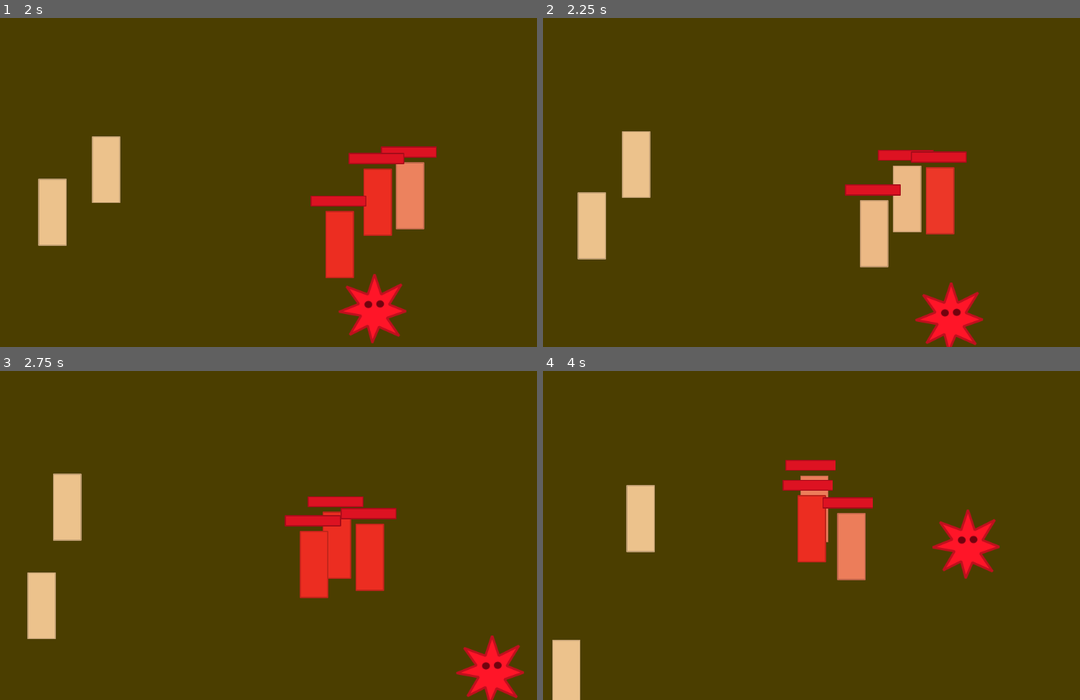
Above: before the commit, frames 1-4 (two rows, left to right).
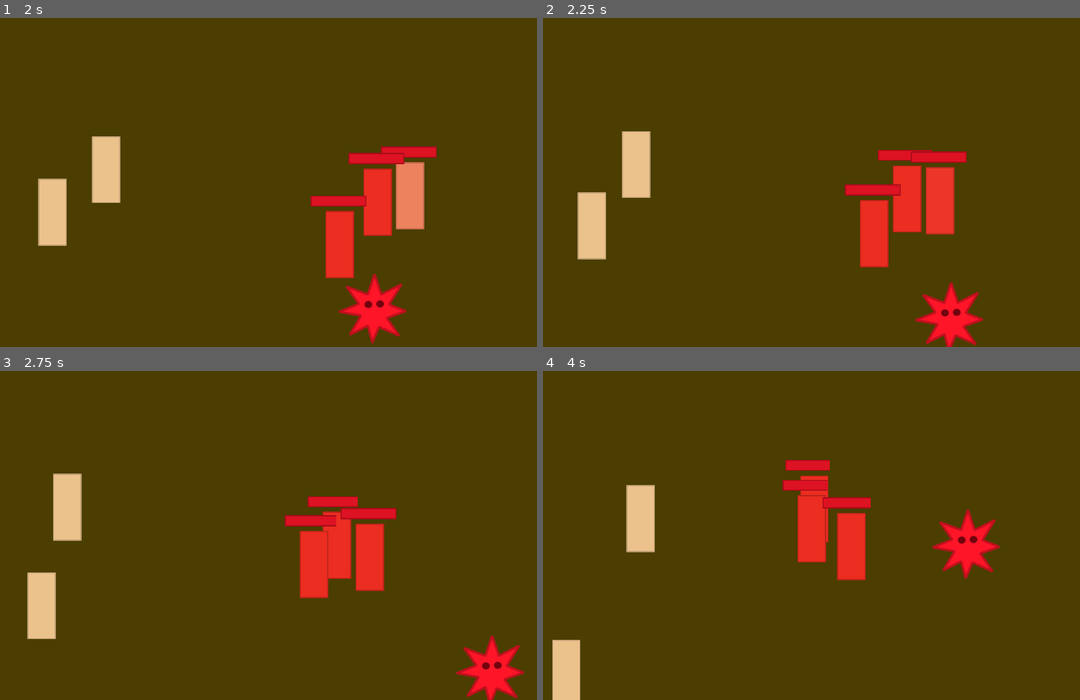
Above: after the commit, the same moments.

Repository: mariothedog/Epidemic-Simulator
Game: Godot game, scene res://Levels/Level 1.tscn
Same seed, same stepped clock (60 frames per second), same inputs: the game is played once before the commit and once after it.
Inputs:
- Up to frame 1 (2 s): hold D (move_right) 0.53-1.28 s; hold Space (infect) 0.53-1.28 s; hold S (move_down) from 1.28 s (still down); tap Space (infect) at 1.35 s
- Up to frame 2 (2.25 s): release S (move_down) at 2.03 s; hold D (move_right) from 2.03 s (still down); hold Space (infect) from 2.03 s (still down)
- Up to frame 3 (2.75 s): keep holding D (move_right); keep holding Space (infect)
- Up to frame 4 (4 s): release D (move_right) at 2.78 s; release Space (infect) at 2.78 s; hold W (move_up) 2.78-3.53 s; tap Space (infect) at 2.85 s; hold A (move_left) from 3.53 s (still down); hold Space (infect) from 3.53 s (still down)

Frame 1 is identical in both runs. In frame 2, 2.1% of the frame differs, in the area x 59-73%, y 40-76%; in frame 3, less than 0.1%; in frame 4, 1.4%.

Commit message:
Fixed infection between humans anim bug.

Diff:
--- a/Human/Human.gd
+++ b/Human/Human.gd
@@ -52,6 +52,6 @@
 	queue_free()
 
 func _on_Human_area_entered(area):
-	if infected and "Human" in area.name:
+	if infected and "Human" in area.name and not area.infected:
 		if randf() < virus_spread_chance:
 			area.infect(virus_damage, virus_spread_chance)
